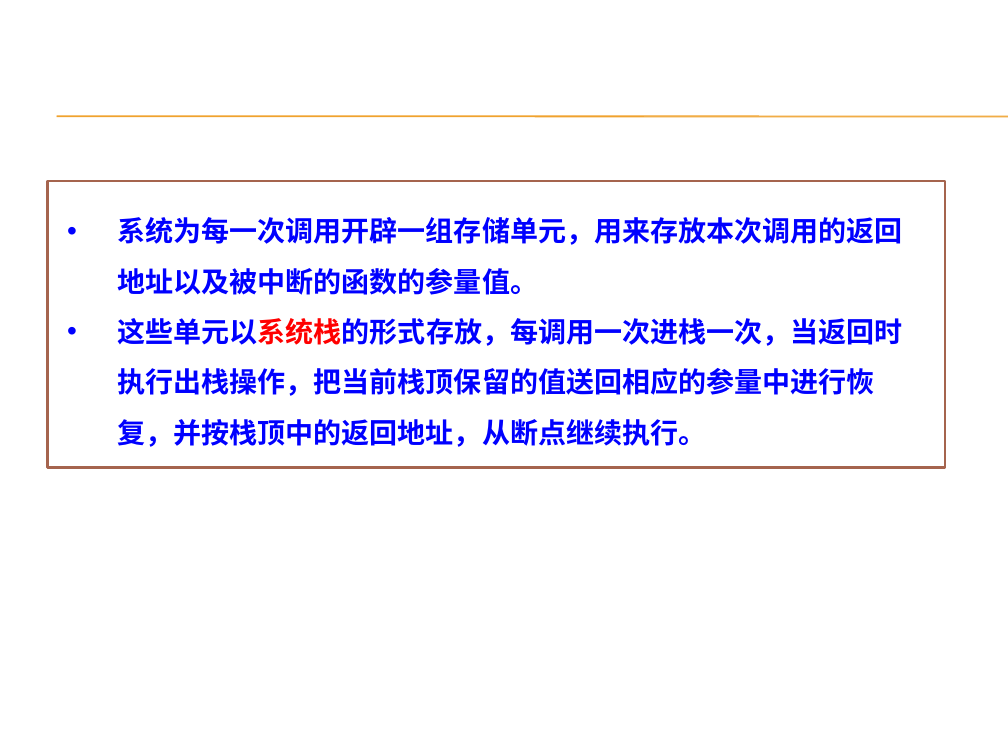
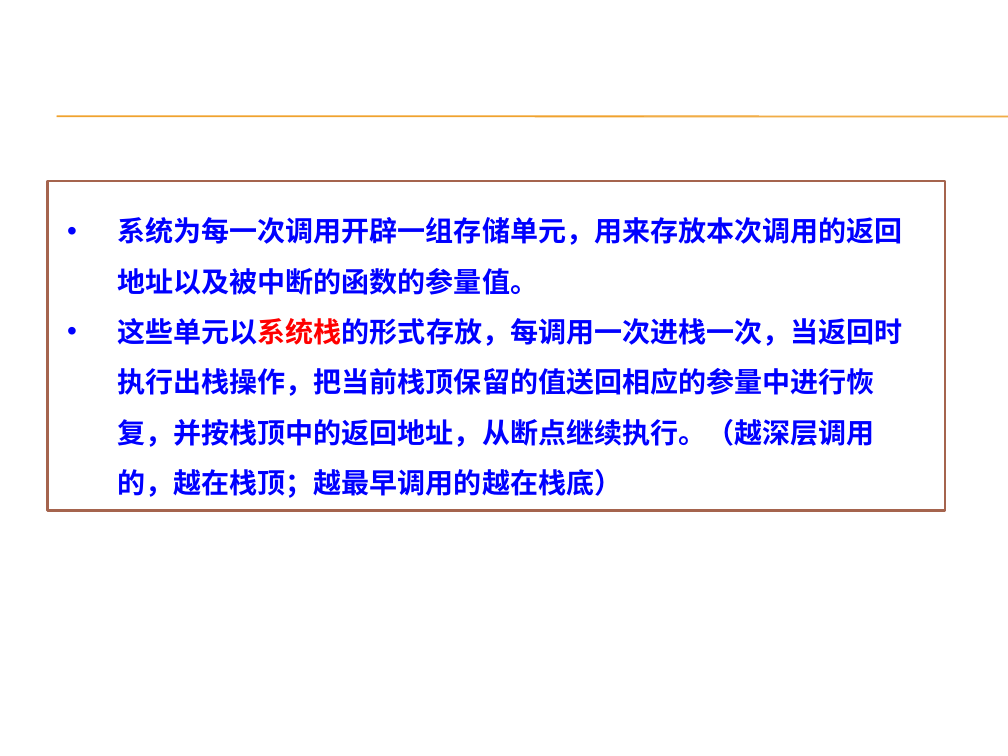
Before and after one commit to AllenW1116/Cpp-algorithm, a slide deck: slide 17 of 课程ppt/第2章 递归算法设计技术.pptx. Drawn at 1008x756 pixels with LibreOffice and Linux fonts; fonts in the diff are those of the drawing; background and template pictures are left out. Boxes give left, top, right and bottom in pixels: in the first picture for what was removed or moved away, otherwise in the second. Text is boxed around its words. In the diff, an @@ line names an element or a change of style, - is before the commit and + after.

```diff
--- a/课程ppt/第2章 递归算法设计技术.pptx
+++ b/课程ppt/第2章 递归算法设计技术.pptx
@@ rectangle "系统为每一次调用开辟一组存储单元，用来存放本次调用的返回地址以及被中断的函数的参量值。" resized from (x1=47, y1=181, x2=946, y2=468) to (x1=47, y1=181, x2=946, y2=511) @@
@@ text in rectangle at (x1=117, y1=318, x2=902, y2=498): text changed @@
-• 这些单元以系统栈的形式存放，每调用一次进栈一次，当返回时执行出栈操作，把当前栈顶保留的值送回相应的参量中进行恢复，并按栈顶中的返回地址，从断点继续执行。
+• 这些单元以系统栈的形式存放，每调用一次进栈一次，当返回时执行出栈操作，把当前栈顶保留的值送回相应的参量中进行恢复，并按栈顶中的返回地址，从断点继续执行。（越深层调用的，越在栈顶；越最早调用的越在栈底）
```
Also in this commit, not shown: 4 other slides changed, 11 slides removed, 13 other files.
